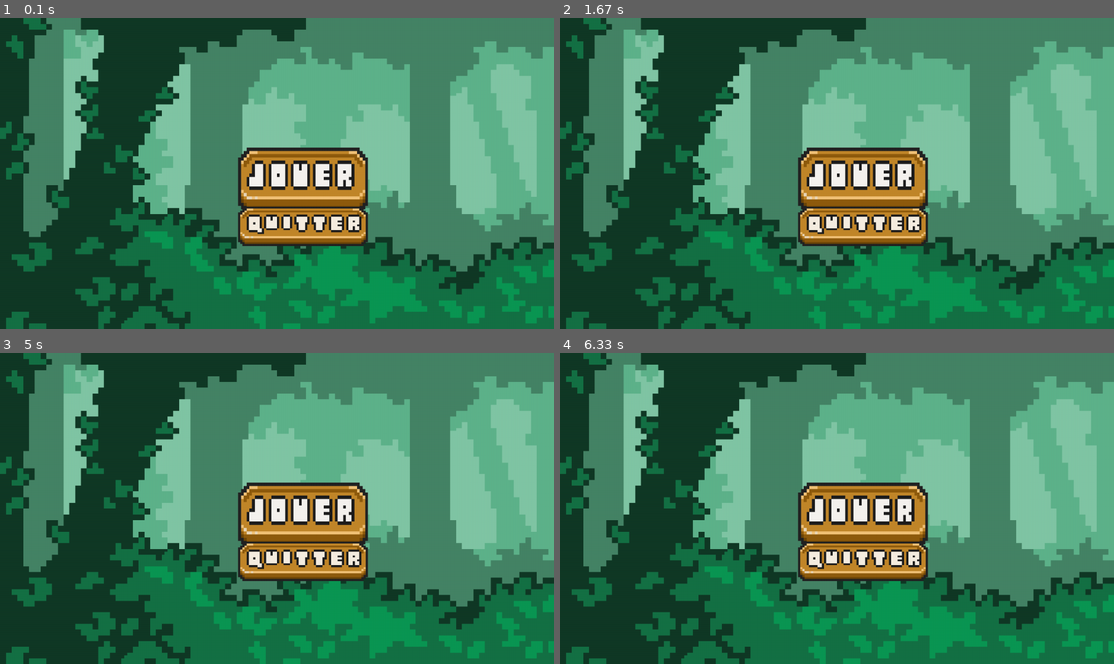
Above: before the commit, frames 1-4 (two rows, left to right).
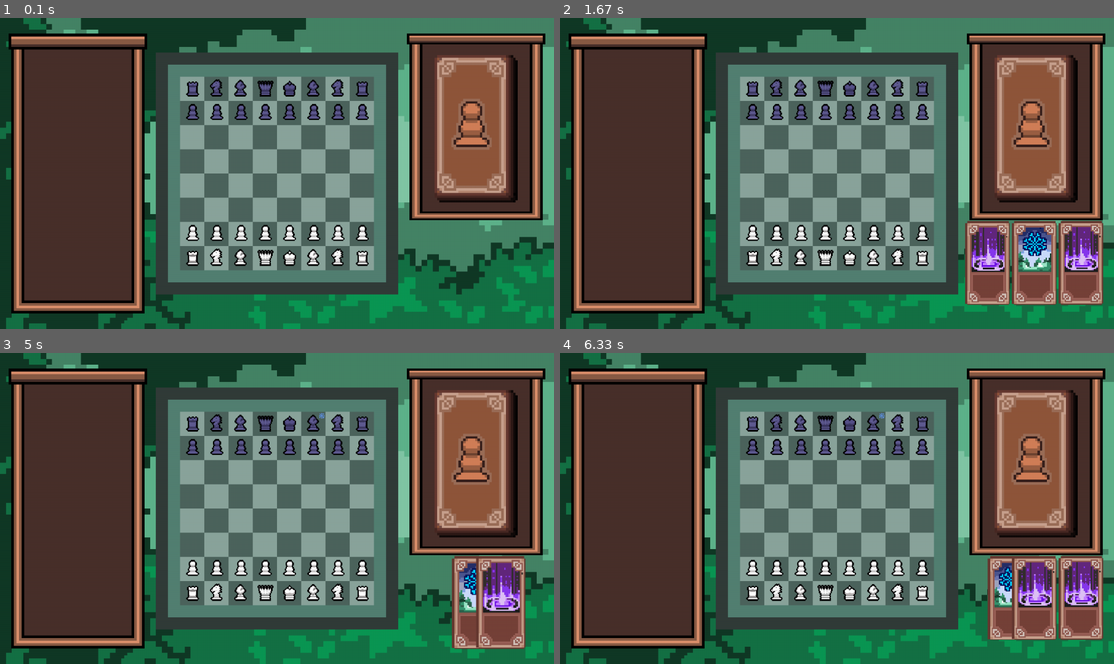
Above: after the commit, the same moments.

Repository: CorentinFinou/Projet-NSI-Chess
Game: pygame game, started from sources/programmes/app.py
Same seed, same stepped clock (60 frames per second), same inputs: the game is played once before the commit and once after it.
Inputs (mouse positions are in pixels of both pictures, inside the frame that each line leads up to):
- Up to frame 1 (0.1 s): no input
- Up to frame 2 (1.67 s): press the mouse at (1036, 129) at 0.37 s; move the mouse to (942, 198) at 0.47 s; release the mouse at (853, 263) at 0.6 s; press the mouse at (1036, 273) at 0.7 s; move the mouse to (958, 254) at 0.8 s; release the mouse at (875, 238) at 0.93 s; press the mouse at (1036, 129) at 1.03 s; move the mouse to (981, 129) at 1.13 s; release the mouse at (925, 129) at 1.27 s; press the mouse at (1036, 129) at 1.37 s; move the mouse to (931, 207) at 1.47 s; release the mouse at (825, 285) at 1.6 s
- Up to frame 3 (5 s): press the mouse at (426, 598) at 4.7 s; move the mouse to (371, 511) at 4.8 s; release the mouse at (310, 424) at 4.93 s
- Up to frame 4 (6.33 s): press the mouse at (1036, 464) at 5.03 s; move the mouse to (925, 471) at 5.13 s; release the mouse at (814, 477) at 5.27 s; click (1008, 598) at 5.38 s; press the mouse at (1030, 598) at 5.7 s; move the mouse to (925, 548) at 5.8 s; release the mouse at (820, 499) at 5.93 s

The runs differ from the first frame. In frame 1, 69% of the frame differs, in the area x 1-99%, y 4-96%; in frame 2, 76%; in frame 3, 73%; in frame 4, 75%.

Commit message:
Avancements divers

Diff:
--- a/sources/programmes/app.py
+++ b/sources/programmes/app.py
@@ -3,8 +3,8 @@
 from Sound import Sound
 #from musique import musique
 
-lancerAvecMenu = True #a modif si besoin
-musique = True
+lancerAvecMenu = False #a modif si besoin
+musique = False
 if lancerAvecMenu:
     menu()
 if musique :
--- a/sources/programmes/jeu.py
+++ b/sources/programmes/jeu.py
@@ -443,7 +443,7 @@
             def action(self,case,joueur,groupeEffet):
                 if plateau1.grille[int(case[1])][int(case[0])].estVide() == False and plateau1.get_object(int(case[1]),int(case[0])).couleur != joueur:
                     target = plateau1.get_object(int(case[1]),int(case[0]))
-                    if self.avoirType() == 'gel':
+                    if self.avoirType() == 'gel' or 'invocation':
                         target.moveable = False
                         target.affichageEffet('gel',consts.effetGelImg,groupeEffet)
                         self.sprite.kill()
@@ -468,12 +468,16 @@
                 return True
 
     def ajouterCarte(cartes,spritesCartesGroup):
-        print('test')
         if len(cartes)<=2:
             carteTest = carte(1,'gel'if len(cartes)%2==1 else 'invocation', spritesCartesGroup)
             cartes.append(carteTest)
             carteTest.definirSprite()
             carteTest.affichage()
+            centrerCartes(cartes,spritesCartesGroup)
+
+
+    def centrerCartes(cartes,spritesCartesGroup,varitationCartesPositive = True, carteRetirée = None):
+        if varitationCartesPositive:
             for i in range(len(cartes)):
                 c = cartes[i]
                 spritesCartesGroup.remove(c.sprite)
@@ -486,7 +490,26 @@
                     else:
                         c.origin = c.origin[0]+(c.sprite.imageInitiale.get_width()/2),c.origin[1]
                 if len(cartes) == 3:
-                    c.origin = c.origin[0] + 60,c.origin[1]
+                    c.origin = c.origin[0] + (c.sprite.imageInitiale.get_width()*0.90**2)/2,c.origin[1]
+                c.position = c.origin
+                c.sprite.rect = c.sprite.image.get_rect()
+                c.affichage()
+        else:
+            cartes.remove(carteRetirée)
+            for i in range(len(cartes)):
+                print(carteRetirée)
+                print(cartes)
+                c = cartes[i]
+                spritesCartesGroup.remove(c.sprite)
+                c.sprite.image = pygame.transform.scale(c.sprite.image, (c.sprite.image.get_width()/0.90,c.sprite.image.get_height()/0.90))
+                if len(cartes)==0:
+                    pass
+                elif c == carteRetirée:
+                    pass
+                elif len(cartes)==2:
+                    print('test')
+                    if c in cartes[1:]:
+                        c.origin = c.origin[0] - (c.sprite.imageInitiale.get_width()*0.90**2)/2,c.origin[1]
                 c.position = c.origin
                 c.sprite.rect = c.sprite.image.get_rect()
                 c.affichage()
@@ -584,8 +607,8 @@
                             carteActuelle.selectionnee = False
                             carteActuelle.verifierAction(joueur,spritesEffetsGroup)
                             if carteActuelle.jouee == True:
-                                cartes.remove(carteActuelle)
                                 cartesJouées.append(carteActuelle)
+                                centrerCartes(cartes,spritesCartesGroup,False,carteActuelle)
                                 carteActuelle = None
             if mat == True:
                 garderOuvert = False
